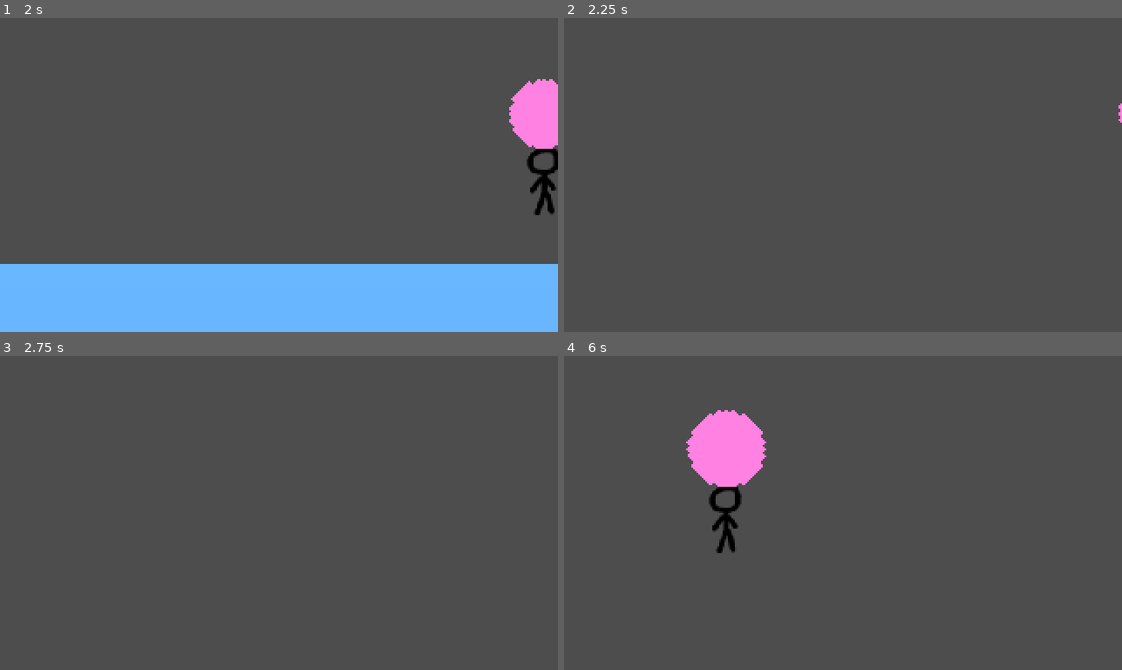
Above: before the commit, frames 1-4 (two rows, left to right).
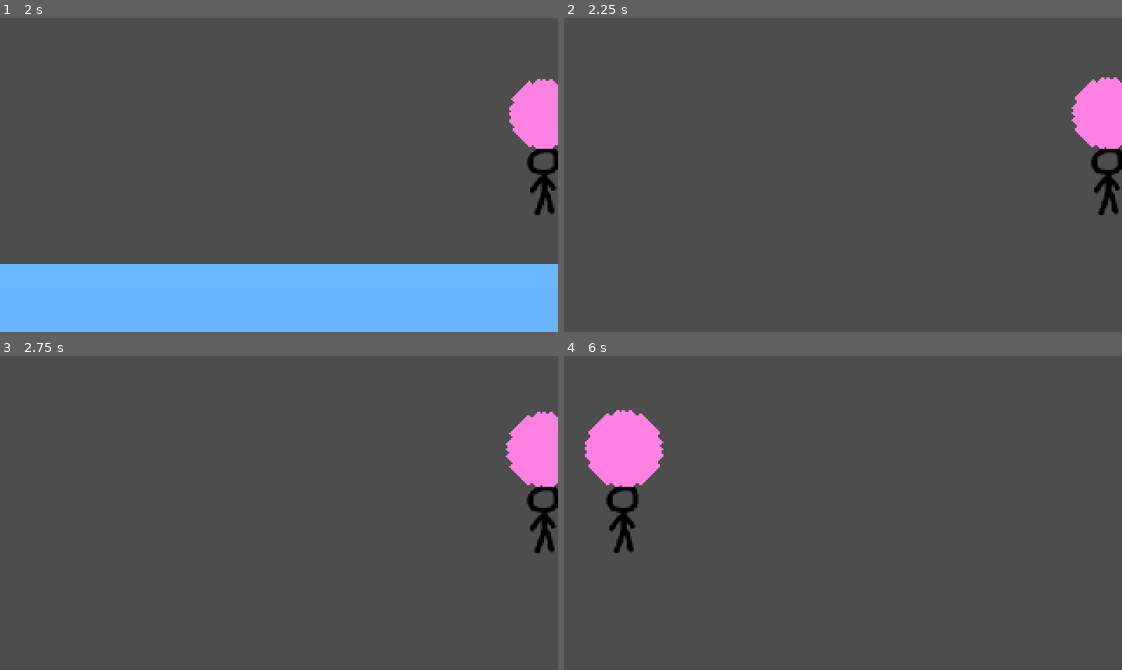
Above: after the commit, the same moments.

Repository: eagle-eye-scouter/GGJ_BubbleBlowing
Game: Godot game, scene res://scenes/scroll_world.tscn
Two runs of this game, one before a commit and one after it. Both use one fixed random seed, a clock stepped at 60 frames per second and the inputs below.
Inputs:
- Up to frame 1 (2 s): tap Enter (ui_accept) at 0.5, 0.77, 1.52 s; hold D (player_right) 0.53-1.28 s; hold Space (player_breath) 0.53-1.28 s; hold S (player_down) from 1.28 s (still down); tap Space (player_breath) at 1.35 s
- Up to frame 2 (2.25 s): release S (player_down) at 2.03 s; hold D (player_right) from 2.03 s (still down); hold Space (player_breath) from 2.03 s (still down)
- Up to frame 3 (2.75 s): keep holding D (player_right); keep holding Space (player_breath)
- Up to frame 4 (6 s): tap Enter (ui_accept) at 2.75, 3.02, 3.5, 3.77, 4.52 s; release D (player_right) at 2.78 s; release Space (player_breath) at 2.78 s; hold W (player_up) 2.78-3.53 s; tap Space (player_breath) at 2.85, 4.35, 5.85 s; hold Space (player_breath) 3.53-4.28 s; hold A (player_left) 3.53-5.03 s; hold S (player_down) 5.03-5.78 s; hold Space (player_breath) 5.03-5.78 s; hold D (player_right) from 5.78 s (still down)

Frame 1 is identical in both runs. In frame 2, 2.2% of the frame differs, in the area x 90-100%, y 18-63%; in frame 3, 2.4%; in frame 4, 6.4%, in the area x 3-37%, y 17-63%.

Commit message:
Walls move with player

Diff:
--- a/scripts/scroll_world.gd
+++ b/scripts/scroll_world.gd
@@ -3,6 +3,7 @@
 @onready var player : Player = $Player
 @onready var player_bubble : GumBubble = player.bubble
 @onready var scrolling : Node2D = $Dynamic
+@onready var fixed : Node2D = $Fixed
 
 var virtual_elevation : float = 0.0 ## Used for spawning enemies, keeping track of score
 var speed_of_ascent = 0
@@ -15,12 +16,7 @@
 
 # Called every frame. 'delta' is the elapsed time since the previous frame.
 func _process(delta: float) -> void:
-	#var speed_of_ascent : float = player_bubble.volume * player_levity
-	#var delta_ascent = speed_of_ascent * delta
-	#virtual_elevation += delta_ascent
-	#scrolling.global_position.y += delta_ascent
-	#_resync_dynamic_scrolling()
-	pass
+	fixed.global_position.y = player.global_position.y
 
 
 func _resync_dynamic_scrolling() -> void:
